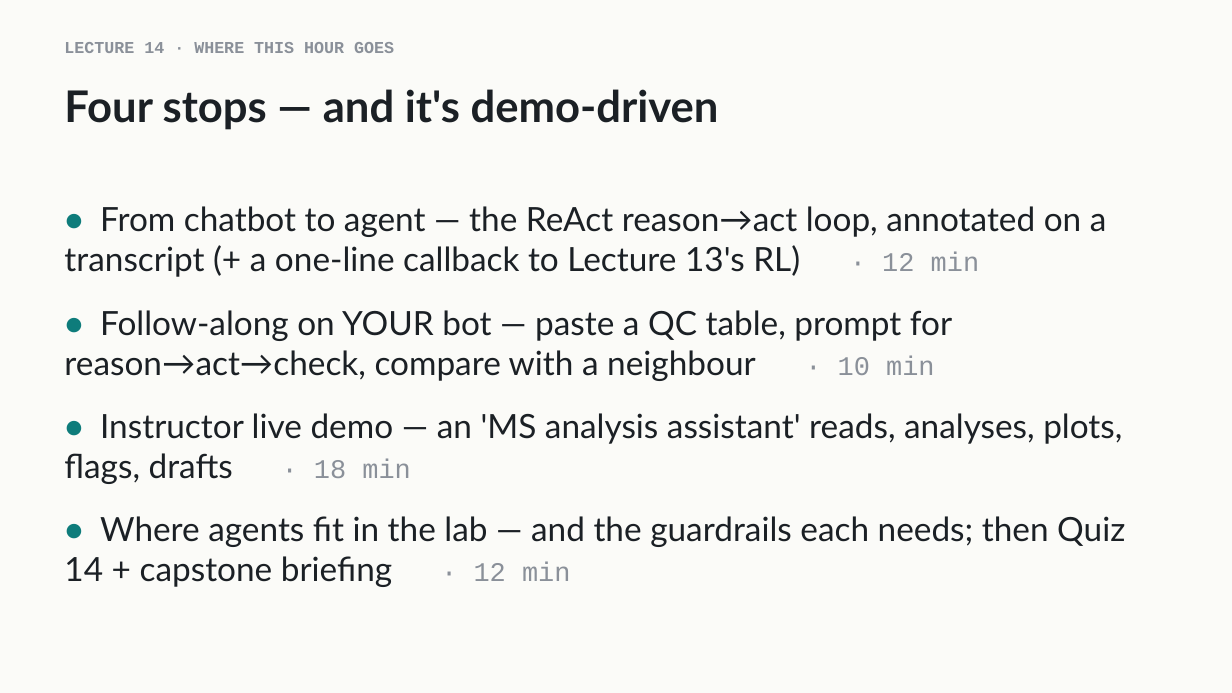
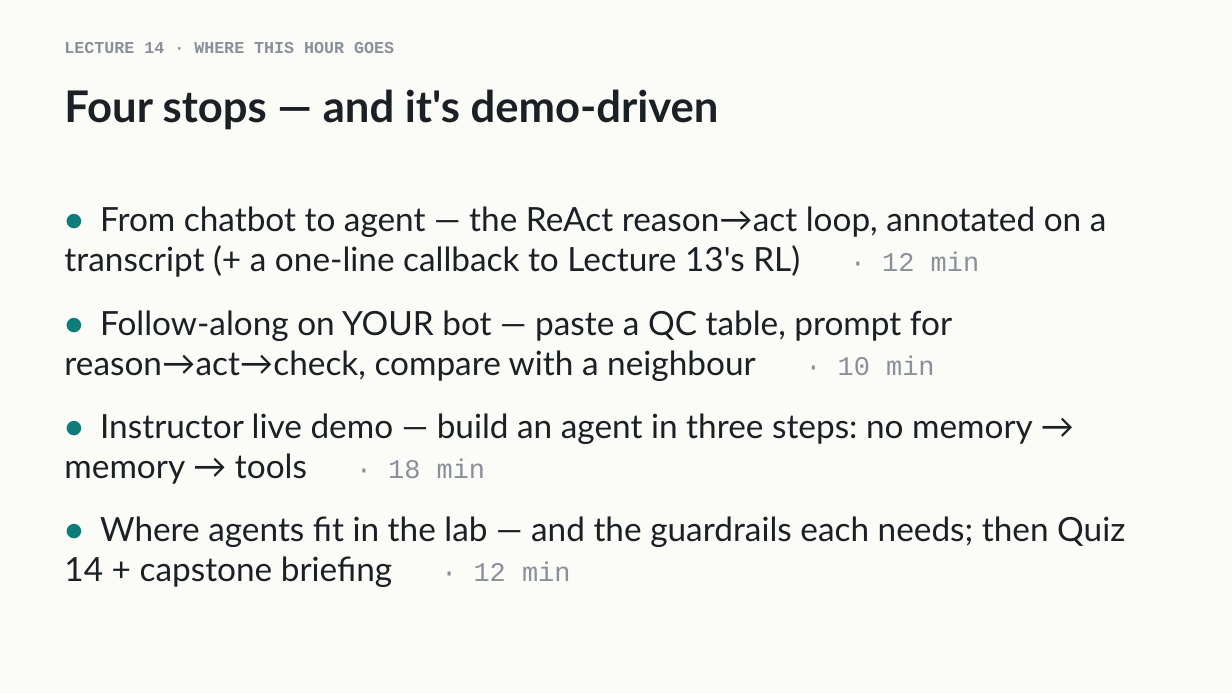
Before and after one commit to indigobio/msacl_dl_course, a slide deck: slide 2 of slides/pptx/lecture14_agents.pptx. Drawn at 1232x693 pixels with LibreOffice and Linux fonts; fonts in the diff are those of the drawing. Boxes give left, top, right and bottom in pixels: in the first picture for what was removed or moved away, otherwise in the second. Text is boxed around its words. In the diff, an @@ line names an element or a change of style, - is before the commit and + after.

```diff
--- a/slides/pptx/lecture14_agents.pptx
+++ b/slides/pptx/lecture14_agents.pptx
@@ text at bbox=[64, 413, 1033, 484]: text changed @@
-• Instructor live demo — an 'MS analysis assistant' reads, analyses, plots, flags, drafts · 18 min
+• Instructor live demo — build an agent in three steps: no memory → memory → tools · 18 min
```
Also in this commit, not shown: 5 other slides changed, 4 slides added, 9 other files.
